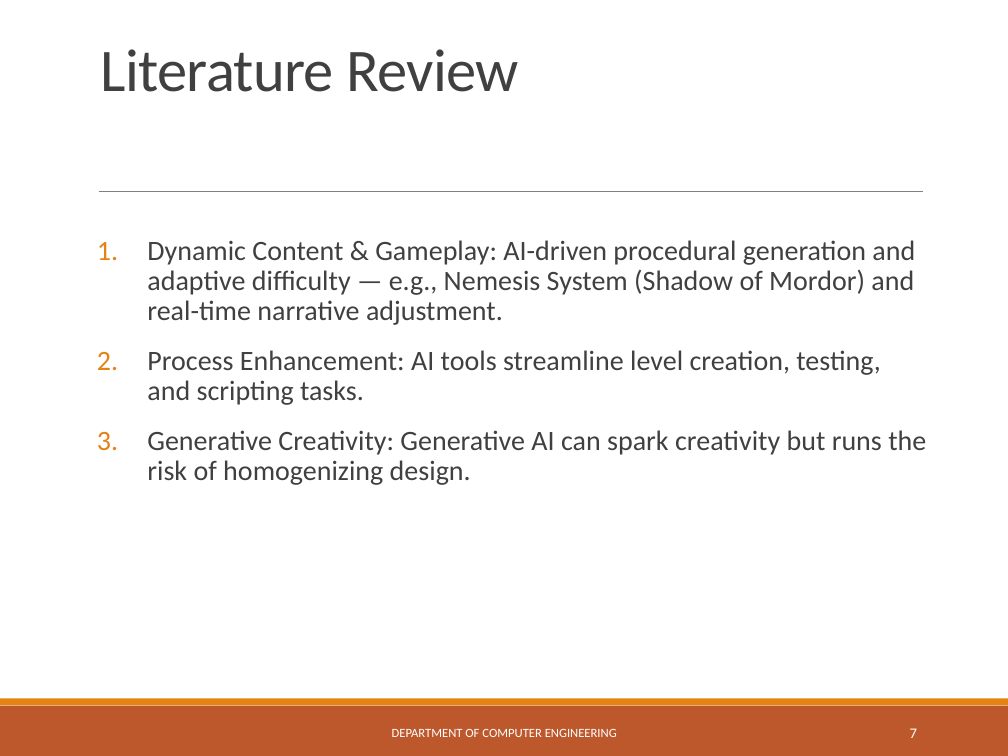
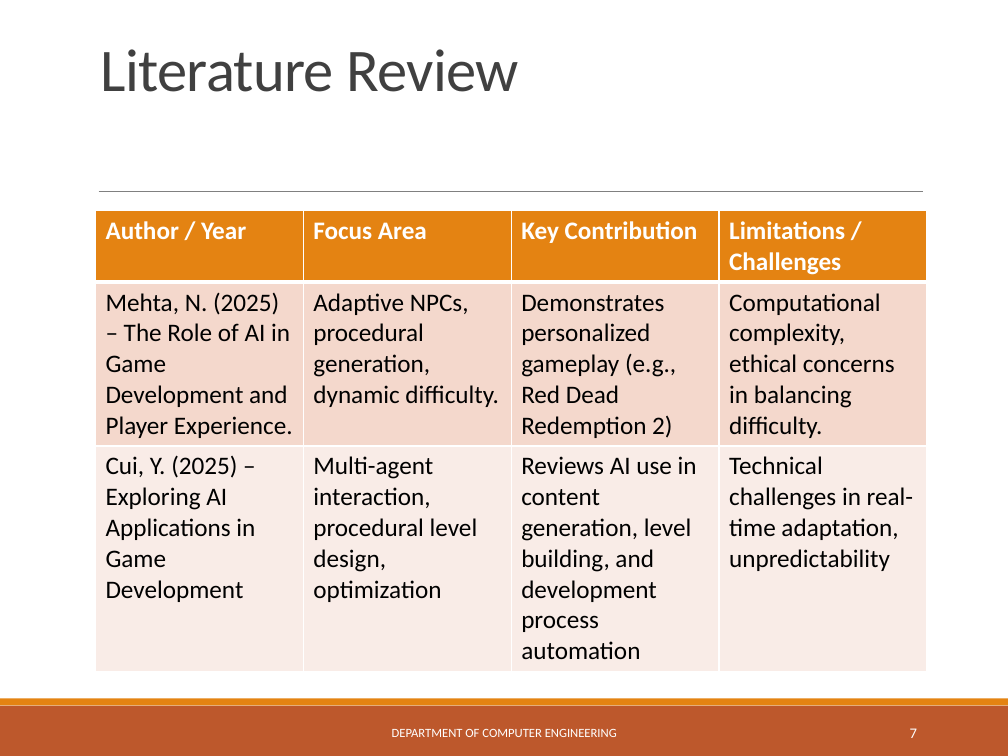
Before and after one commit to ShantanuGV/Websites, a slide deck: slide 7 of 132_Seminar_RoleOfAIinGameing.pptx. Drawn at 1008x756 pixels with LibreOffice and Linux fonts; fonts in the diff are those of the drawing. Boxes give left, top, right and bottom in pixels: in the first picture for what was removed or moved away, otherwise in the second. Text is boxed around its words. In the diff, an @@ line names an element or a change of style, - is before the commit and + after.

```diff
--- a/132_Seminar_RoleOfAIinGameing.pptx
+++ b/132_Seminar_RoleOfAIinGameing.pptx
@@ table added at (96,211,926,664), 3 rows, 4 columns @@
+Author / Year | Focus Area | Key Contribution | Limitations / Challenges
+Mehta, N. (2025) – The Role of AI in Game Development and Player Experience. | Adaptive NPCs, procedural generation, dynamic difficulty. | Demonstrates personalized gameplay (e.g., Red Dead Redemption 2) | Computational complexity, ethical concerns in balancing difficulty.
+Cui, Y. (2025) – Exploring AI Applications in Game Development | Multi-agent interaction, procedural level design, optimization | Reviews AI use in content generation, level building, and development process automation | Technical challenges in real-time adaptation, unpredictability
@@ text removed at (147,240,926,485) @@
-1. Dynamic Content & Gameplay: AI-driven procedural generation and adaptive difficulty — e.g., Nemesis System (Shadow of Mordor) and real-time narrative adjustment.
-2. Process Enhancement: AI tools streamline level creation, testing, and scripting tasks.
-3. Generative Creativity: Generative AI can spark creativity but runs the risk of homogenizing design.
```
Also in this commit, not shown: 1 other slide changed.
